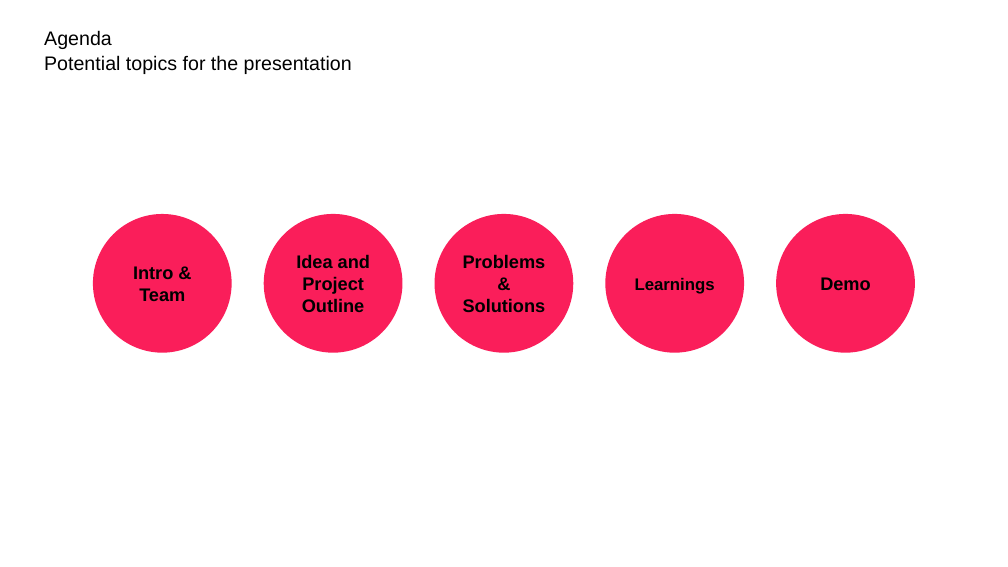
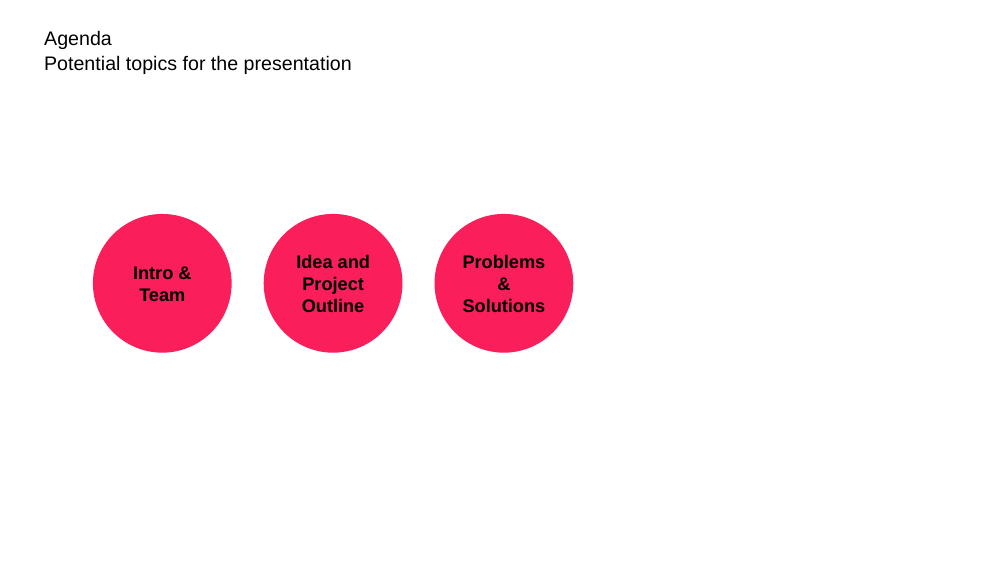
Before and after one commit to Blubberbrumm/Techlabs-ds-2, a slide deck: slide 2 of Diabetes_pitch.ppt. Drawn at 1008x567 pixels with LibreOffice and Linux fonts; fonts in the diff are those of the drawing; background and template pictures are left out. Boxes give left, top, right and bottom in pixels: in the first picture for what was removed or moved away, otherwise in the second. Text is boxed around its words. In the diff, an @@ line names an element or a change of style, - is before the commit and + after.

```diff
--- a/Diabetes_pitch.ppt
+++ b/Diabetes_pitch.ppt
@@ ellipse removed at (x1=606, y1=214, x2=745, y2=353) @@
-Learnings
@@ ellipse removed at (x1=776, y1=214, x2=915, y2=353) @@
-Demo
```
Also in this commit, not shown: 3 other slides changed, 1 slide added.
